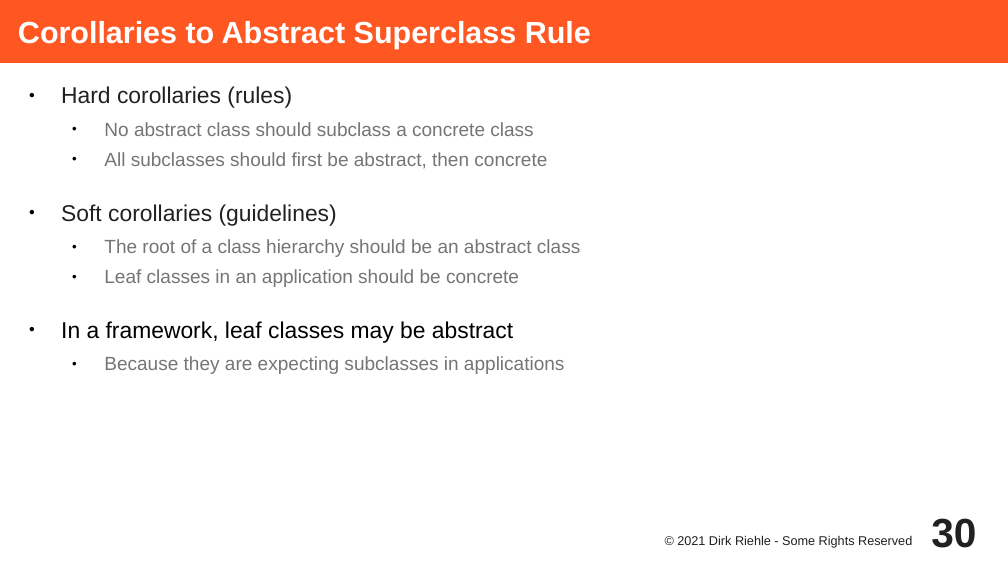
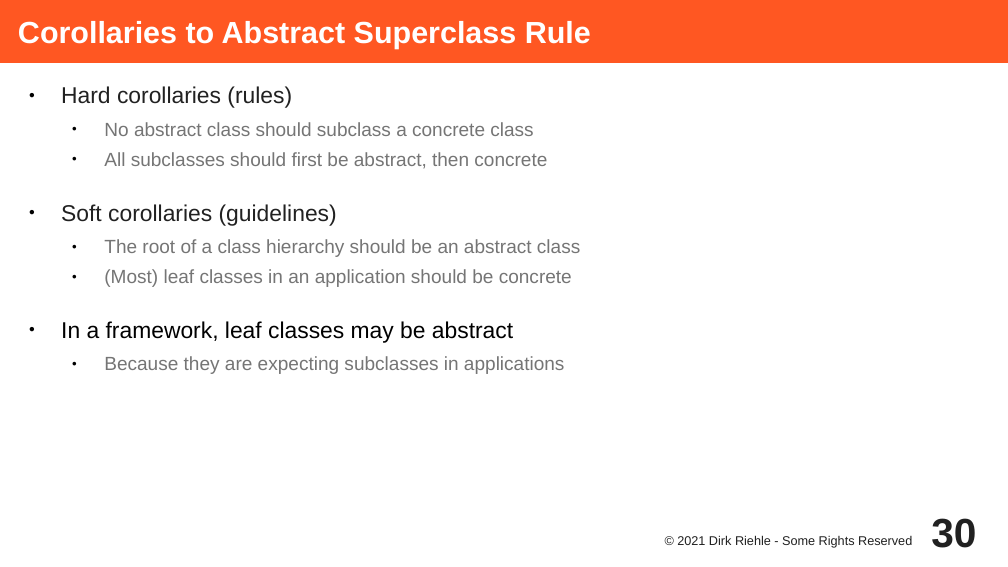
Before and after one commit to dirkriehle/adap-course, a slide deck: slide 30 of Lecture Slides/ADAP C03 - Subtyping and Inheritance.odp. Drawn at 1008x567 pixels with LibreOffice and Linux fonts; fonts in the diff are those of the drawing. Boxes give left, top, right and bottom in pixels: in the first picture for what was removed or moved away, otherwise in the second. Text is boxed around its words. In the diff, an @@ line names an element or a change of style, - is before the commit and + after.

```diff
--- a/Lecture Slides/ADAP C03 - Subtyping and Inheritance.odp
+++ b/Lecture Slides/ADAP C03 - Subtyping and Inheritance.odp
@@ text at (x1=104, y1=269, x2=572, y2=287): text changed @@
-  ● Leaf classes in an application should be concrete
+  ● (Most) leaf classes in an application should be concrete
```
Also in this commit, not shown: 4 other slides changed, 7 other files.
